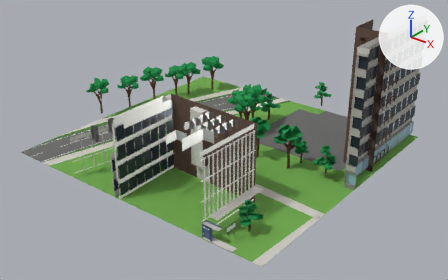
What one commit did to the FBX model unity/KatsushikaCampusDays/Assets/Models/Interiors/greenhouse.fbx.
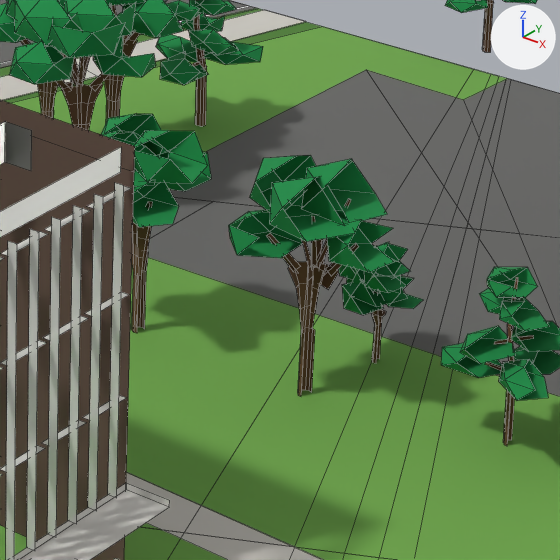
Each version appears first whole from a camera (50 mm lens) standing at (85.4, -100.6, 67.4) and looking at (1.8, 3.9, 2.6), and next in a close-up on the part from 52% to 75% of the width and 34% to 71% of the height. Arrows for +X, +Y and +Z are at upper right; the lights stay in place. The older version's two pictures come first. The close-ups show mesh edges as thin lines. Where no turn or scale is listed for an object, it has been applied to the vertices.

Before the edit, the objects in view are built like this:
```python
ob_ext_greenhouse = bpy.data.objects.new('ext_greenhouse', me_ext_greenhouse)
ob_ext_greenhouse.location = (0.0, 0.0, 0.0)
ob_ext_greenhouse_trees = bpy.data.objects.new('ext_greenhouse_trees', me_ext_greenhouse_trees)
ob_ext_greenhouse_trees.location = (0.0, 0.0, 0.0)
```
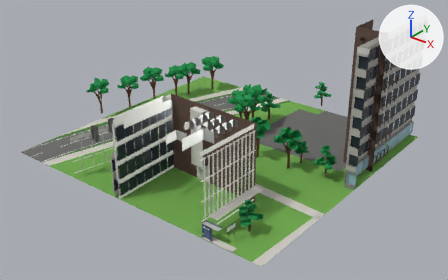
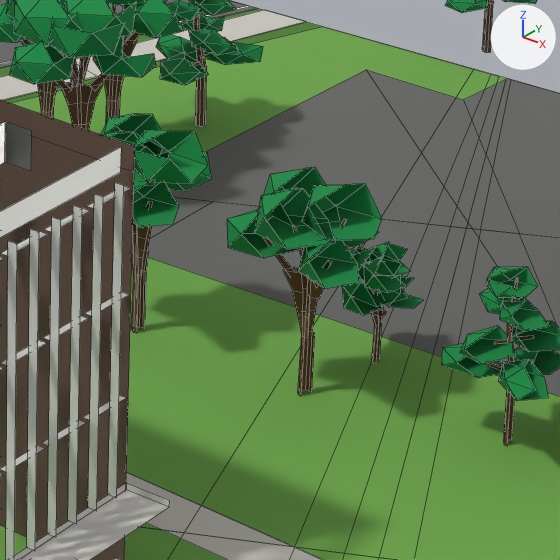
Location of each change, [x1, y1, x2, y2] in pixels of the close-ups (560 x 560 px; the box of a moved part takes in the faces that stretch with it):
part 1 of me_ext_greenhouse_trees, moved or reshaped
    before: [311, 216, 317, 268]
    after: [341, 219, 347, 226]
part 2 of me_ext_greenhouse_trees, moved or reshaped (not visible afterwards)
    before: [317, 198, 351, 268]
part 3 of me_ext_greenhouse_trees, added
    after: [293, 225, 308, 278]
part 4 of me_ext_greenhouse_trees, added (green)
    after: [299, 238, 359, 289]
part 5 of me_ext_greenhouse_trees, rebuilt
    before: [229, 210, 303, 258]
    after: [227, 209, 299, 258]
part 6 of me_ext_greenhouse_trees, rebuilt (7% shorter)
    before: [269, 176, 355, 242]
    after: [254, 188, 335, 249]
part 7 of me_ext_greenhouse_trees, rebuilt
    before: [250, 155, 316, 217]
    after: [264, 168, 339, 226]
part 8 of me_ext_greenhouse_trees, deleted (brown)
    before: [267, 233, 359, 313]
part 9 of me_ext_greenhouse_trees, moved or reshaped
    before: [288, 159, 394, 396]
    after: [263, 184, 382, 396]

Patch to the scene script:
```diff
--- a/unity/KatsushikaCampusDays/Assets/Models/Interiors/greenhouse.fbx.py
+++ b/unity/KatsushikaCampusDays/Assets/Models/Interiors/greenhouse.fbx.py
@@ me_ext_greenhouse_trees @@
 # used by ob_ext_greenhouse_trees; location = (0.0, 0.0, 0.0)
-me_ext_greenhouse_trees.from_pydata(...)  # 2145 vertices, 1479 faces; spans x -41.1..30.2, y -22.9..44.5, z 0.0..11.2
+me_ext_greenhouse_trees.from_pydata(...)  # 2142 vertices, 1479 faces; spans x -41.1..30.2, y -22.9..44.5, z 0.0..11.2
+# me_ext_greenhouse_trees part 1: the loose piece of 6 vertices spanning x 19.0..19.7, y 4.5..5.7, z 5.7..8.7 is multiplied about its middle by the matrix ((0.693, -0.683, 0.039), (0.65, 0.675, 0.264), (-0.213, -0.162, 0.937)), then moved by (0.5, 0.5, -0.3)
+# me_ext_greenhouse_trees part 2: the loose piece of 6 vertices spanning x 19.1..20.0, y 5.6..7.0, z 5.7..8.7 is multiplied about its middle by the matrix ((0.646, 0.294, -0.604), (-0.401, 0.841, -0.019), (0.539, 0.273, 0.709)), then moved by (-0.9, -0.5, -0.3)
+# me_ext_greenhouse_trees part 3: the loose piece of 6 vertices spanning x 19.0..19.7, y 4.5..5.7, z 5.7..8.7 is copied, and the copy is multiplied about its middle by the matrix ((0.859, 0.482, 0.001), (-0.481, 0.857, -0.063), (-0.032, 0.054, 0.983)), then moved by (-0.2, -0.4, -0.3); it spans x 19.1..19.4, y 4.0..5.4, z 5.5..8.3
+# me_ext_greenhouse_trees part 4: the loose piece of 9 vertices spanning x 10.6..13.3, y 2.8..5.6, z 6.7..8.2 is copied, and the copy is turned 7.1 degrees about the z axis through its middle and scaled by 1.01, then moved by (9.0, -0.1, 0.1); it spans x 19.6..22.3, y 2.7..5.5, z 6.8..8.3
+# me_ext_greenhouse_trees part 5: the loose piece of 10 vertices spanning x 16.4..19.0, y 2.5..5.4, z 7.0..8.6 is rebuilt with 10 vertices and now spans x 15.9..18.8, y 3.1..5.8, z 6.8..8.3
+# me_ext_greenhouse_trees part 6: the loose piece of 9 vertices spanning x 17.7..21.5, y 2.9..6.4, z 8.4..10.4 is rebuilt with 9 vertices and now spans x 17.6..21.0, y 2.3..5.9, z 8.0..10.0
+# me_ext_greenhouse_trees part 7: the loose piece of 9 vertices spanning x 16.1..19.7, y 4.1..7.7, z 8.4..10.3 is rebuilt with 9 vertices and now spans x 16.7..20.0, y 4.5..7.7, z 8.0..9.9
+# me_ext_greenhouse_trees part 8: 6 loose pieces with 34 vertices, spanning x 17.8..21.3, y 4.0..7.8, z 3.9..8.7, are deleted
+# me_ext_greenhouse_trees part 9: 24 vertices moved from x 18.4..19.3, y 4.7..6.8, z 2.9..6.0 to x 18.2..19.3, y 4.8..6.5, z 2.8..5.7; 30 vertices removed from x 16.8..22.7, y 4.2..9.4, z 2.9..10.5; 46 vertices added at x 17.4..22.0, y 4.1..8.9, z 2.8..9.9
 me_ext_greenhouse_trees.materials.append(mat_trunk)
```
